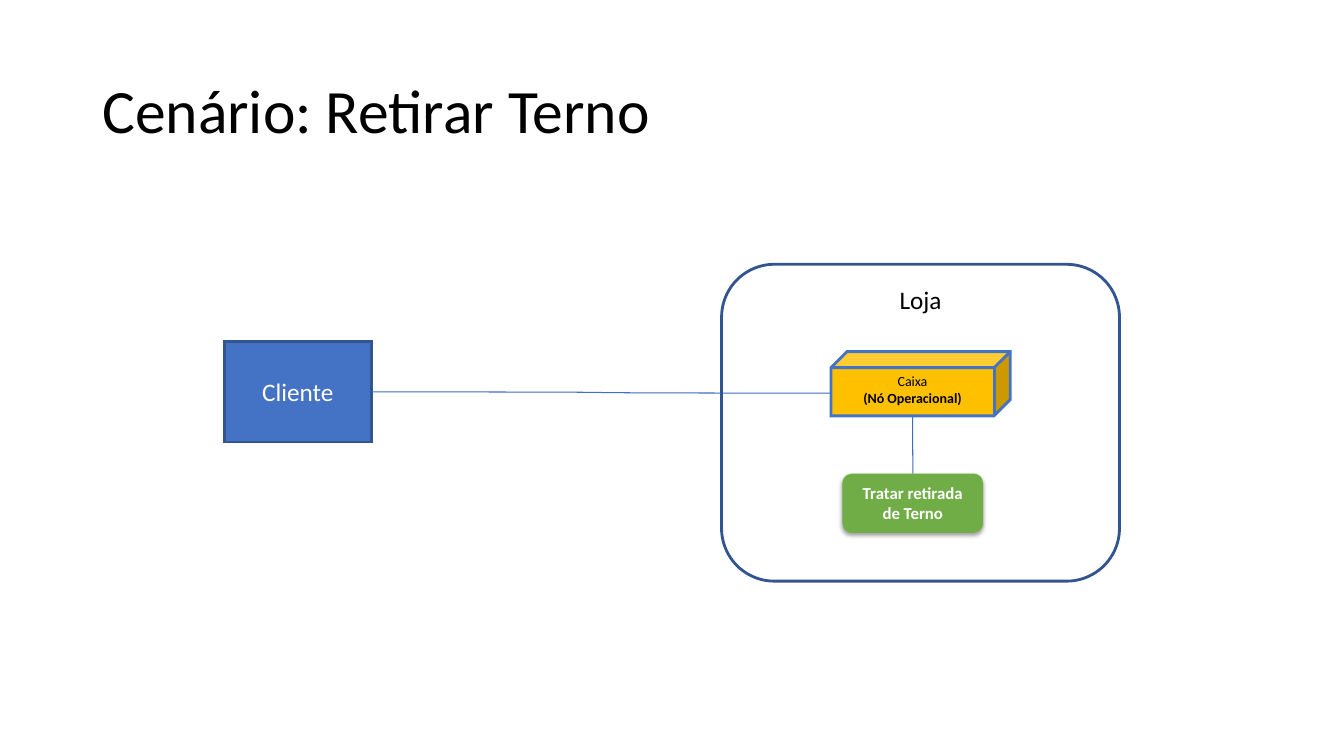
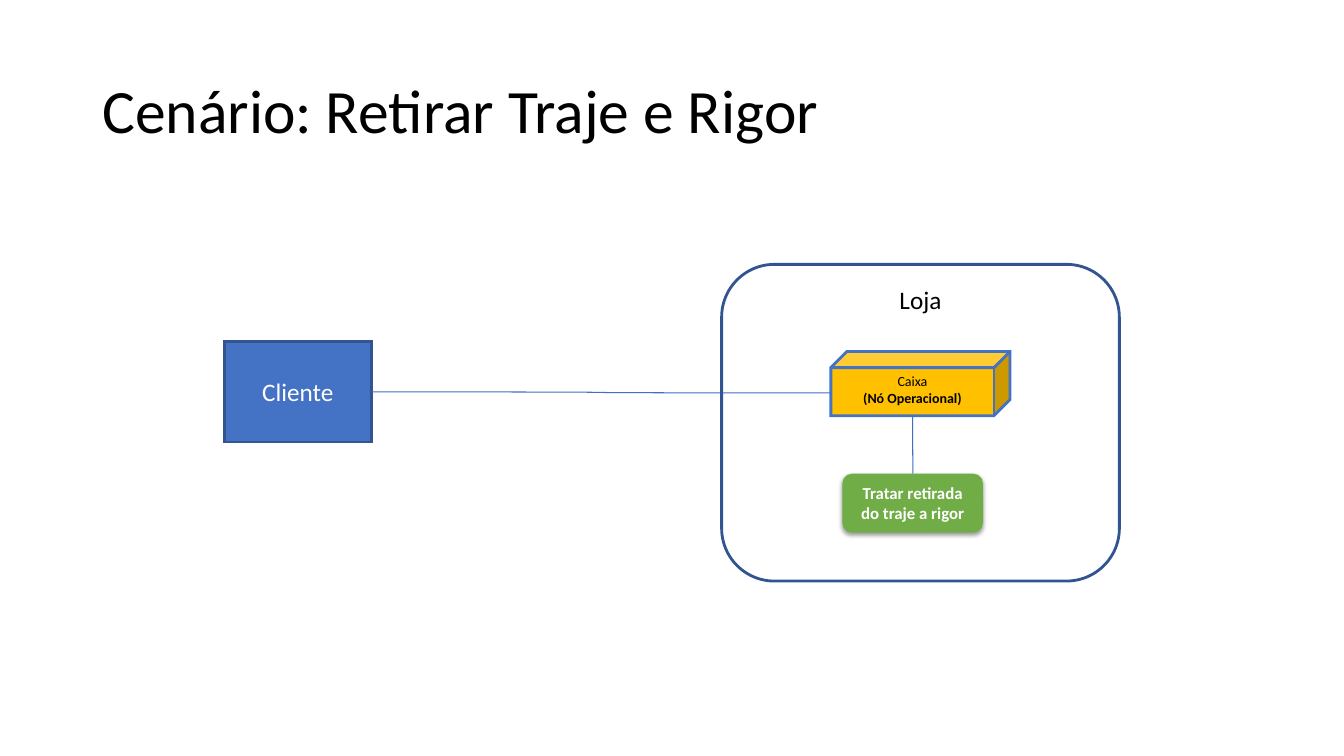
Before and after one commit to grupopenelopechavosa/OPE---Faculdade-Impacta, a slide deck: slide 4 of 15 - Arquitetura de Negócio para cada Cenário.pptx. Drawn at 1344x756 pixels with LibreOffice and Linux fonts; fonts in the diff are those of the drawing. Boxes give left, top, right and bottom in pixels: in the first picture for what was removed or moved away, otherwise in the second. Text is boxed around its words. In the diff, an @@ line names an element or a change of style, - is before the commit and + after.

```diff
--- a/15 - Arquitetura de Negócio para cada Cenário.pptx
+++ b/15 - Arquitetura de Negócio para cada Cenário.pptx
@@ text at (x1=102, y1=90, x2=818, y2=144): text changed @@
-Cenário: Retirar Terno
+Cenário: Retirar Traje e Rigor
@@ text in rounded rectangle at (x1=861, y1=487, x2=964, y2=522): text changed @@
-Tratar retirada de Terno
+Tratar retirada do traje a rigor
```
Also in this commit, not shown: 4 other slides changed, 1 slide added, 7 other files.
